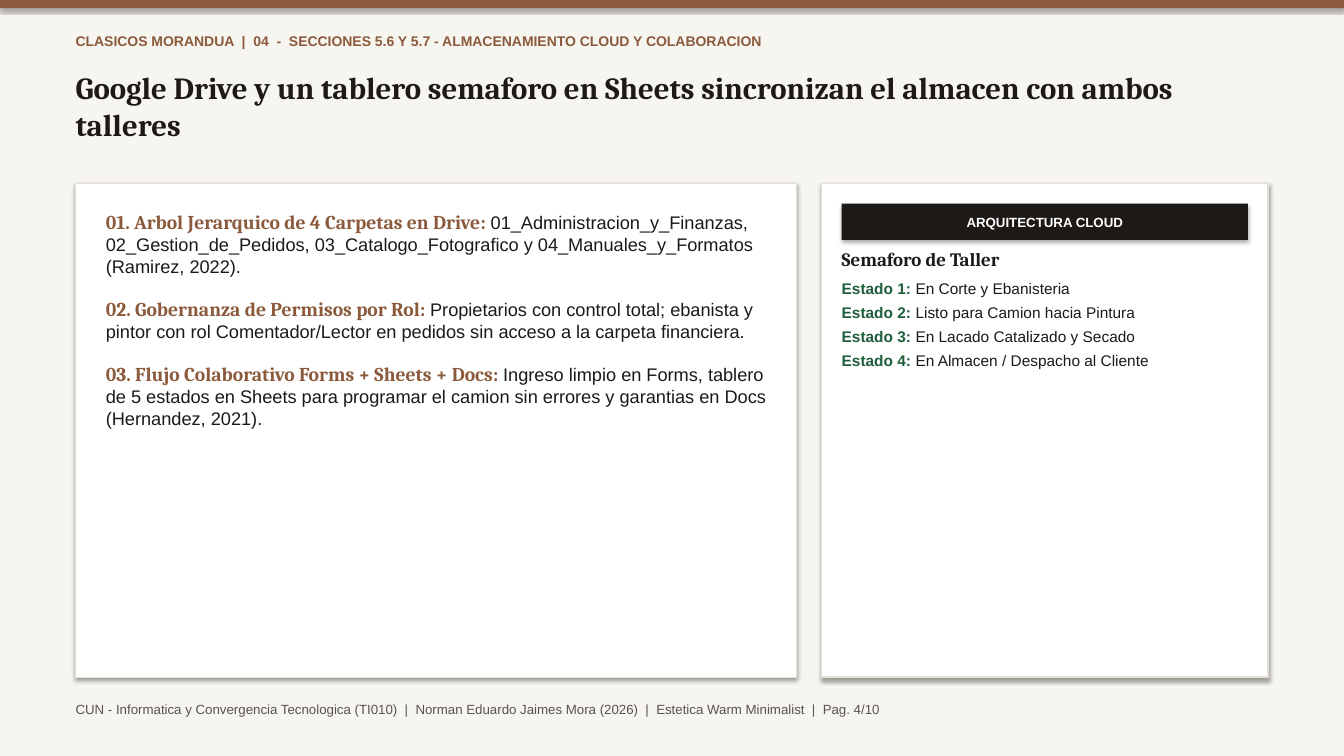
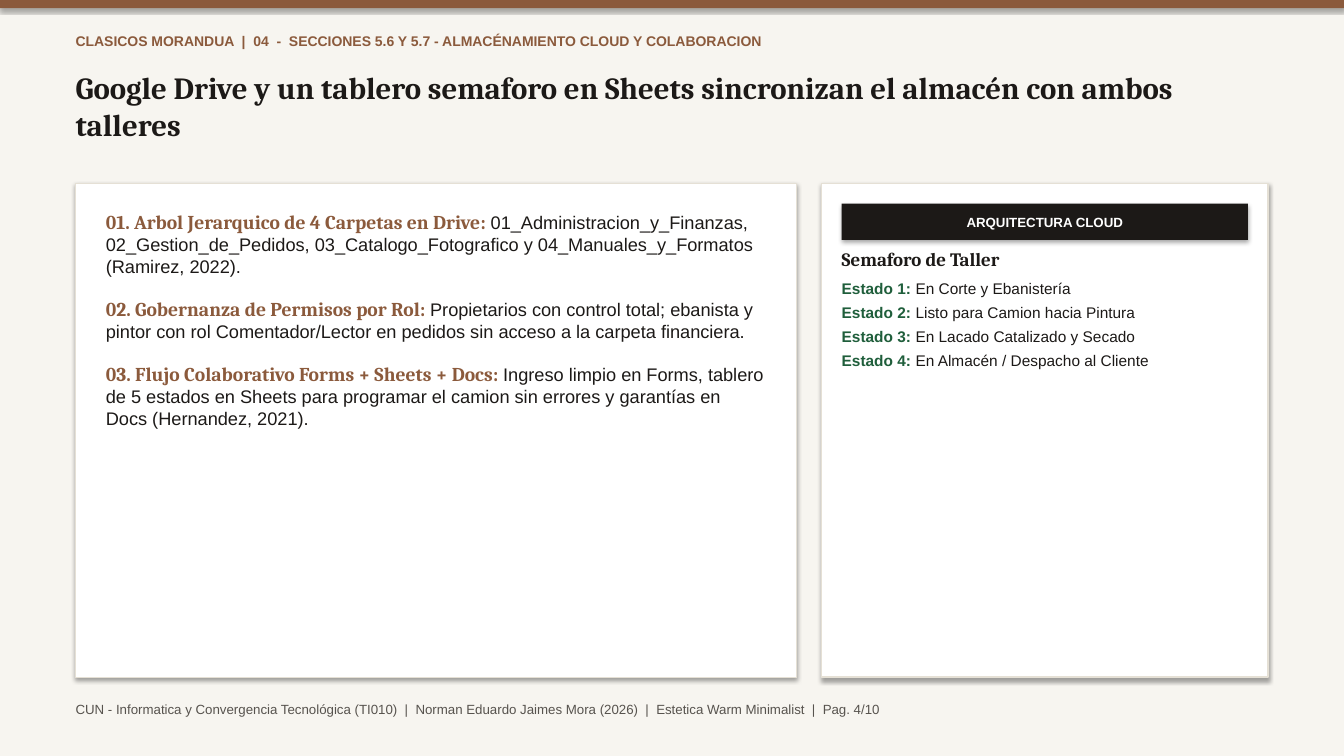
Before and after one commit to TheNormanJames/CUN-Informatica-y-convergencia, a slide deck: slide 4 of docs/ProyectoFinal_Norman_Jaimes.pptx. Drawn at 1344x756 pixels with LibreOffice and Linux fonts; fonts in the diff are those of the drawing. Boxes give left, top, right and bottom in pixels: in the first picture for what was removed or moved away, otherwise in the second. Text is boxed around its words. In the diff, an @@ line names an element or a change of style, - is before the commit and + after.

```diff
--- a/docs/ProyectoFinal_Norman_Jaimes.pptx
+++ b/docs/ProyectoFinal_Norman_Jaimes.pptx
@@ text at (x1=76, y1=35, x2=762, y2=46): text changed @@
-CLASICOS MORANDUA | 04 - SECCIONES 5.6 Y 5.7 - ALMACENAMIENTO CLOUD Y COLABORACION
+CLASICOS MORANDUA | 04 - SECCIONES 5.6 Y 5.7 - ALMACÉNAMIENTO CLOUD Y COLABORACION
@@ text at (x1=76, y1=77, x2=1173, y2=137): text changed @@
-Google Drive y un tablero semaforo en Sheets sincronizan el almacen con ambos talleres
+Google Drive y un tablero semaforo en Sheets sincronizan el almacén con ambos talleres
@@ text at (x1=842, y1=282, x2=1071, y2=297): text changed @@
-Estado 1: En Corte y Ebanisteria
+Estado 1: En Corte y Ebanistería
@@ text at (x1=842, y1=354, x2=1149, y2=370): text changed @@
-Estado 4: En Almacen / Despacho al Cliente
+Estado 4: En Almacén / Despacho al Cliente
@@ text at (x1=106, y1=367, x2=764, y2=429): text changed @@
-03. Flujo Colaborativo Forms + Sheets + Docs: Ingreso limpio en Forms, tablero de 5 estados en Sheets para programar el camion sin errores y garantias en Docs (Hernandez, 2021).
+03. Flujo Colaborativo Forms + Sheets + Docs: Ingreso limpio en Forms, tablero de 5 estados en Sheets para programar el camion sin errores y garantías en Docs (Hernandez, 2021).
@@ text at (x1=76, y1=704, x2=880, y2=717): text changed @@
-CUN - Informatica y Convergencia Tecnologica (TI010) | Norman Eduardo Jaimes Mora (2026) | Estetica Warm Minimalist | Pag. 4/10
+CUN - Informatica y Convergencia Tecnológica (TI010) | Norman Eduardo Jaimes Mora (2026) | Estetica Warm Minimalist | Pag. 4/10
```
Also in this commit, not shown: 9 other slides changed, 18 other files.
